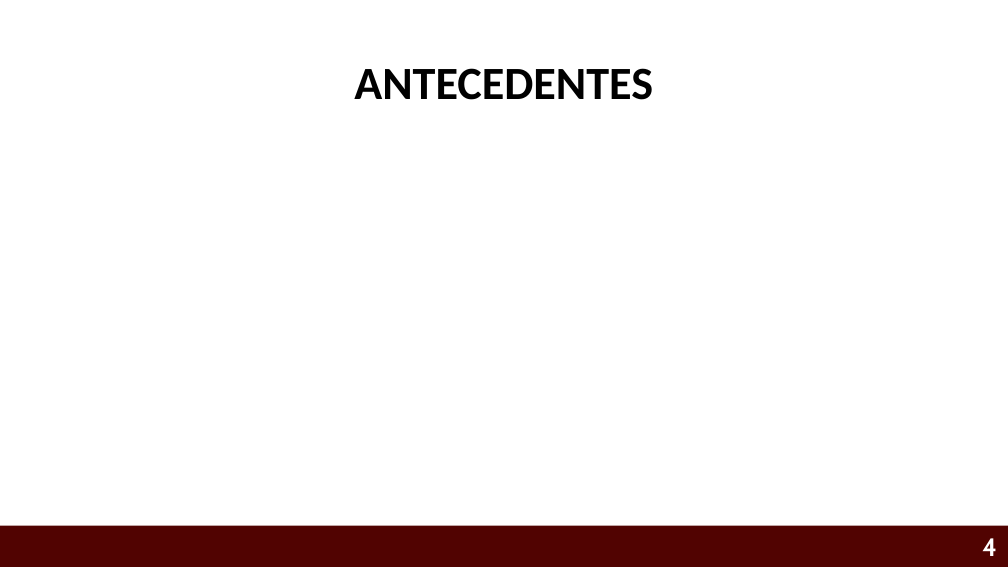
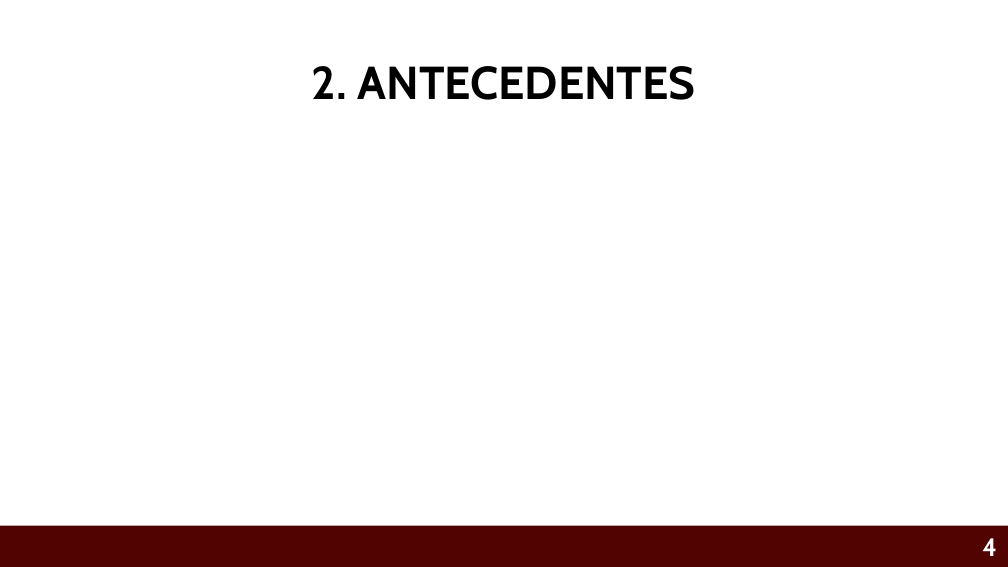
Before and after one commit to Eliud7720/Alzheimer---Anteproyecto, a slide deck: slide 4 of CRIBADO VIRTUAL INTELIGENTE PARA IDENTIFICAR INHIBIDORES MULTI-BLANCO ENFOCADOS AL TRATAMIENTO DE LA .pptx. Drawn at 1008x567 pixels with LibreOffice and Linux fonts; fonts in the diff are those of the drawing; background and template pictures are left out. Boxes give left, top, right and bottom in pixels: in the first picture for what was removed or moved away, otherwise in the second. Text is boxed around its words. In the diff, an @@ line names an element or a change of style, - is before the commit and + after.

```diff
--- a/CRIBADO VIRTUAL INTELIGENTE PARA IDENTIFICAR INHIBIDORES MULTI-BLANCO ENFOCADOS AL TRATAMIENTO DE LA .pptx
+++ b/CRIBADO VIRTUAL INTELIGENTE PARA IDENTIFICAR INHIBIDORES MULTI-BLANCO ENFOCADOS AL TRATAMIENTO DE LA .pptx
@@ title at box(312, 66, 695, 100): text changed; font Calibri to Cabin @@
-ANTECEDENTES
+2. ANTECEDENTES
```
Also in this commit, not shown: 12 other slides changed, 8 slides added, 4 slides removed.
